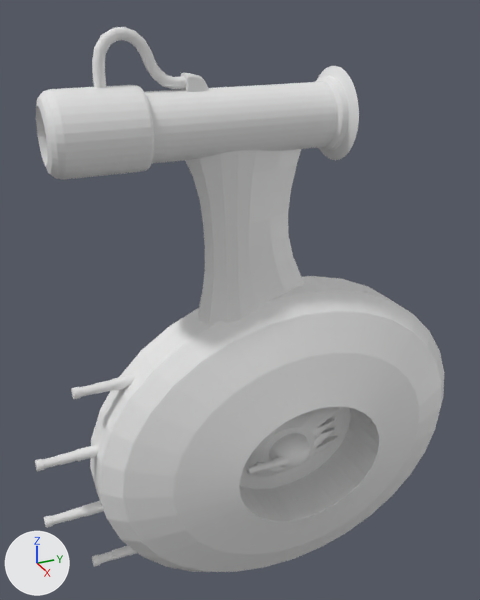
A saved change to the FBX model Assets/Models/bossmainbody.fbx.
One viewpoint serves both versions: a 50 mm lens placed at (15.67, -8.01, 12.68), pointed at (0.19, -1.04, 4.93). Arrows for +X, +Y and +Z are at lower left; the lights stay in place. Where no turn or scale is listed for an object, it has been applied to the vertices.
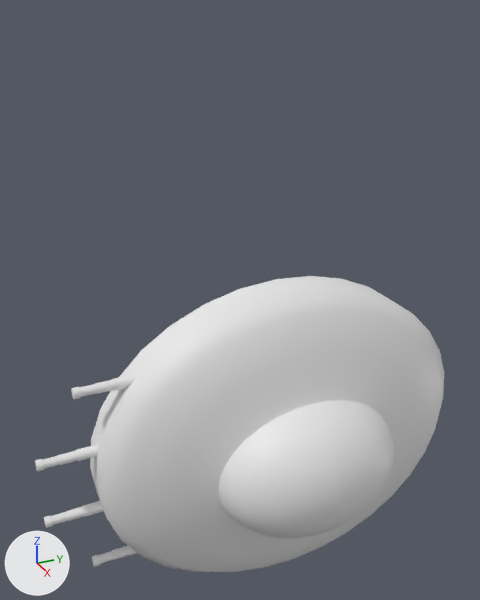
Pixel boxes (x1, y1, x2, y2) of what changed, in the pictures (480 x 600 px):
'Cube', deleted
    before: (185, 149, 304, 324)
'Cylinder', deleted
    before: (145, 82, 338, 164)
'Sphere.001', added
    after: (219, 404, 341, 538)
'Cylinder.001', deleted
    before: (36, 85, 154, 180)
'Sphere.002', added
    after: (312, 400, 394, 531)
'Cylinder.004', deleted
    before: (244, 407, 340, 477)
'Cylinder.002', deleted
    before: (315, 66, 359, 160)
'Cylinder.003', deleted
    before: (92, 27, 186, 89)
'Sphere', deleted
    before: (269, 433, 310, 468)
'Cube.001', deleted
    before: (181, 73, 209, 92)
'Cylinder.008', deleted
    before: (272, 457, 289, 468)
'Cylinder.005', deleted
    before: (247, 464, 263, 474)
'Cylinder.007', deleted
    before: (261, 460, 275, 471)

The change, as a list of edits to the scene's bpy script:
```text
Add me_sphere_001:
    me_sphere_001.from_pydata(...)  # 137 vertices, 128 faces; spans x 0.0..1.91, y -2.87..0.0, z -2.16..2.16
Add me_sphere_002:
    me_sphere_002.from_pydata(...)  # 137 vertices, 128 faces; spans x 0.0..1.91, y 0.0..2.87, z -2.16..2.16
Remove ob_cube:
    ob_cube = bpy.data.objects.new('Cube', me_cube)
    ob_cube.location = (0.0, 0.0, 5.17)
Remove ob_cylinder_002:
    ob_cylinder_002 = bpy.data.objects.new('Cylinder.002', me_cylinder_006)
    ob_cylinder_002.location = (0.0, 1.65, 9.8)
Remove ob_cylinder_003:
    ob_cylinder_003 = bpy.data.objects.new('Cylinder.003', me_cylinder_007)
    ob_cylinder_003.location = (0.0, -2.54, 10.8)
Remove ob_cylinder_008:
    ob_cylinder_008 = bpy.data.objects.new('Cylinder.008', me_cylinder_018)
    ob_cylinder_008.location = (1.44, -0.24, 0.0)
Remove ob_cylinder_007:
    ob_cylinder_007 = bpy.data.objects.new('Cylinder.007', me_cylinder_017)
    ob_cylinder_007.location = (1.44, -0.66, 0.0)
Remove ob_cylinder_005:
    ob_cylinder_005 = bpy.data.objects.new('Cylinder.005', me_cylinder_015)
    ob_cylinder_005.location = (1.44, -0.94, 0.0)
Remove ob_cylinder_004:
    ob_cylinder_004 = bpy.data.objects.new('Cylinder.004', me_cylinder_014)
    ob_cylinder_004.location = (0.0, 0.0, 0.0)
Remove ob_cube_001:
    ob_cube_001 = bpy.data.objects.new('Cube.001', me_cube_001)
    ob_cube_001.location = (0.0, -2.36, 10.76)
Remove ob_cylinder_001:
    ob_cylinder_001 = bpy.data.objects.new('Cylinder.001', me_cylinder_002)
    ob_cylinder_001.location = (0.0, -4.72, 9.8)
Remove ob_sphere:
    ob_sphere = bpy.data.objects.new('Sphere', me_sphere)
    ob_sphere.location = (0.93, 0.23, 0.0)
Remove ob_cylinder:
    ob_cylinder = bpy.data.objects.new('Cylinder', me_cylinder_001)
    ob_cylinder.location = (0.0, -1.16, 9.8)
Add ob_sphere_001:
    ob_sphere_001 = bpy.data.objects.new('Sphere.001', me_sphere_001)
    ob_sphere_001.location = (1.8, 0.4, 0.0)
Add ob_sphere_002:
    ob_sphere_002 = bpy.data.objects.new('Sphere.002', me_sphere_002)
    ob_sphere_002.location = (1.8, 0.4, 0.0)
```
